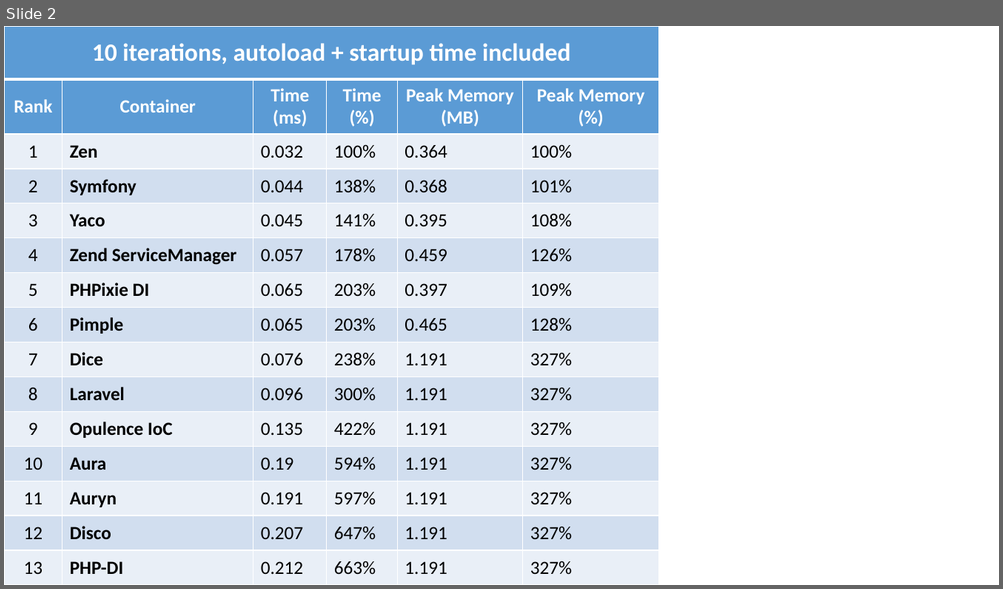
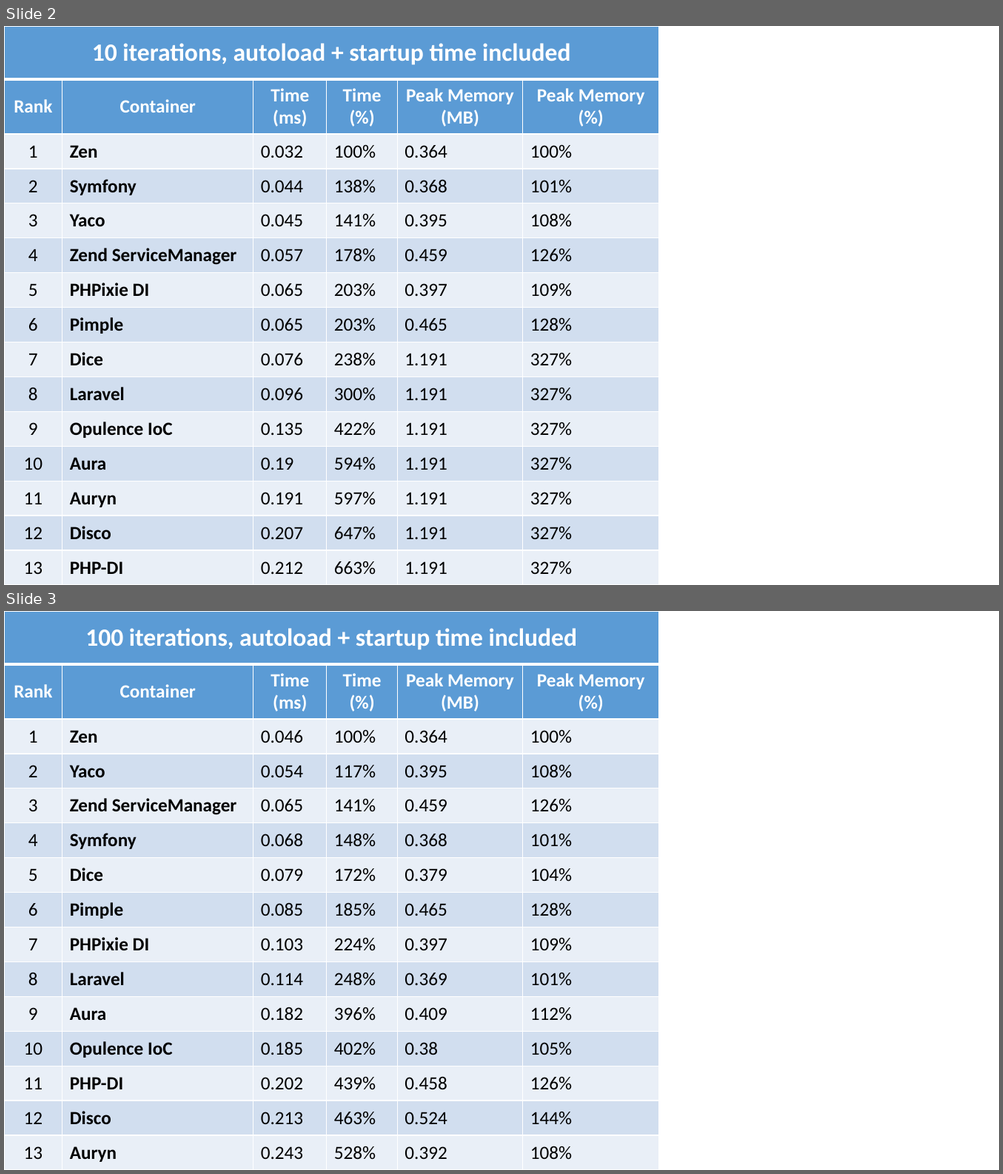
Before and after one commit to kocsismate/kocsismate.github.io, a slide deck: assets/image/2017-01-20-benchmark-for-some-popular-di-containers/results.pptx. Shown one above the other, each under a label of ours: slide 2 before the commit, slides 2 and 3 after it. The pictures are 1003x589 and 1003x1174 pixels, drawn with LibreOffice and Linux fonts; fonts in the diff are those of the drawing. Boxes give left, top, right and bottom in pixels: in the first picture for what was removed or moved away, otherwise in the second. Text is boxed around its words. In the diff, an @@ line names an element or a change of style, - is before the commit and + after.

```diff
--- a/assets/image/2017-01-20-benchmark-for-some-popular-di-containers/results.pptx
+++ b/assets/image/2017-01-20-benchmark-for-some-popular-di-containers/results.pptx
@@ slide 3 added at (4, 611, 999, 1170), background #FFFFFF @@
@@ table added at (4, 611, 659, 1170), 15 rows, 6 columns @@
+100 iterations, autoload + startup time included |  |  |  |  | 
+Rank | Container | Time (ms) | Time (%) | Peak Memory (MB) | Peak Memory (%)
+1 | Zen | 0.046 | 100% | 0.364 | 100%
+2 | Yaco | 0.054 | 117% | 0.395 | 108%
+3 | Zend ServiceManager | 0.065 | 141% | 0.459 | 126%
+4 | Symfony | 0.068 | 148% | 0.368 | 101%
+5 | Dice | 0.079 | 172% | 0.379 | 104%
+6 | Pimple | 0.085 | 185% | 0.465 | 128%
+7 | PHPixie DI | 0.103 | 224% | 0.397 | 109%
+8 | Laravel | 0.114 | 248% | 0.369 | 101%
+9 | Aura | 0.182 | 396% | 0.409 | 112%
+10 | Opulence IoC | 0.185 | 402% | 0.38 | 105%
+11 | PHP-DI | 0.202 | 439% | 0.458 | 126%
+12 | Disco | 0.213 | 463% | 0.524 | 144%
+13 | Auryn | 0.243 | 528% | 0.392 | 108%
```
Also in this commit, not shown: 1 slide changed, 16 other slides added, 19 other files.
